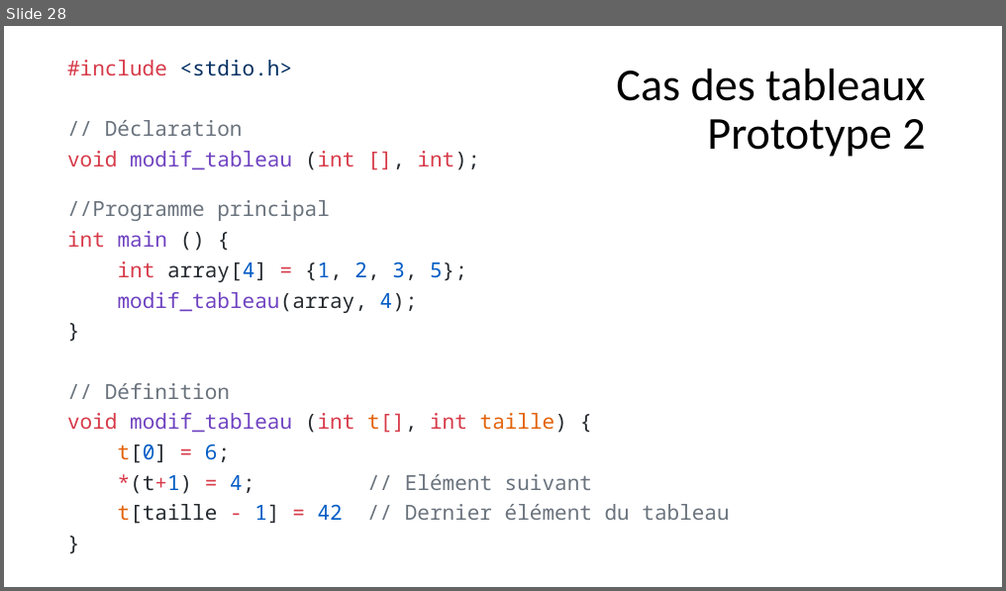
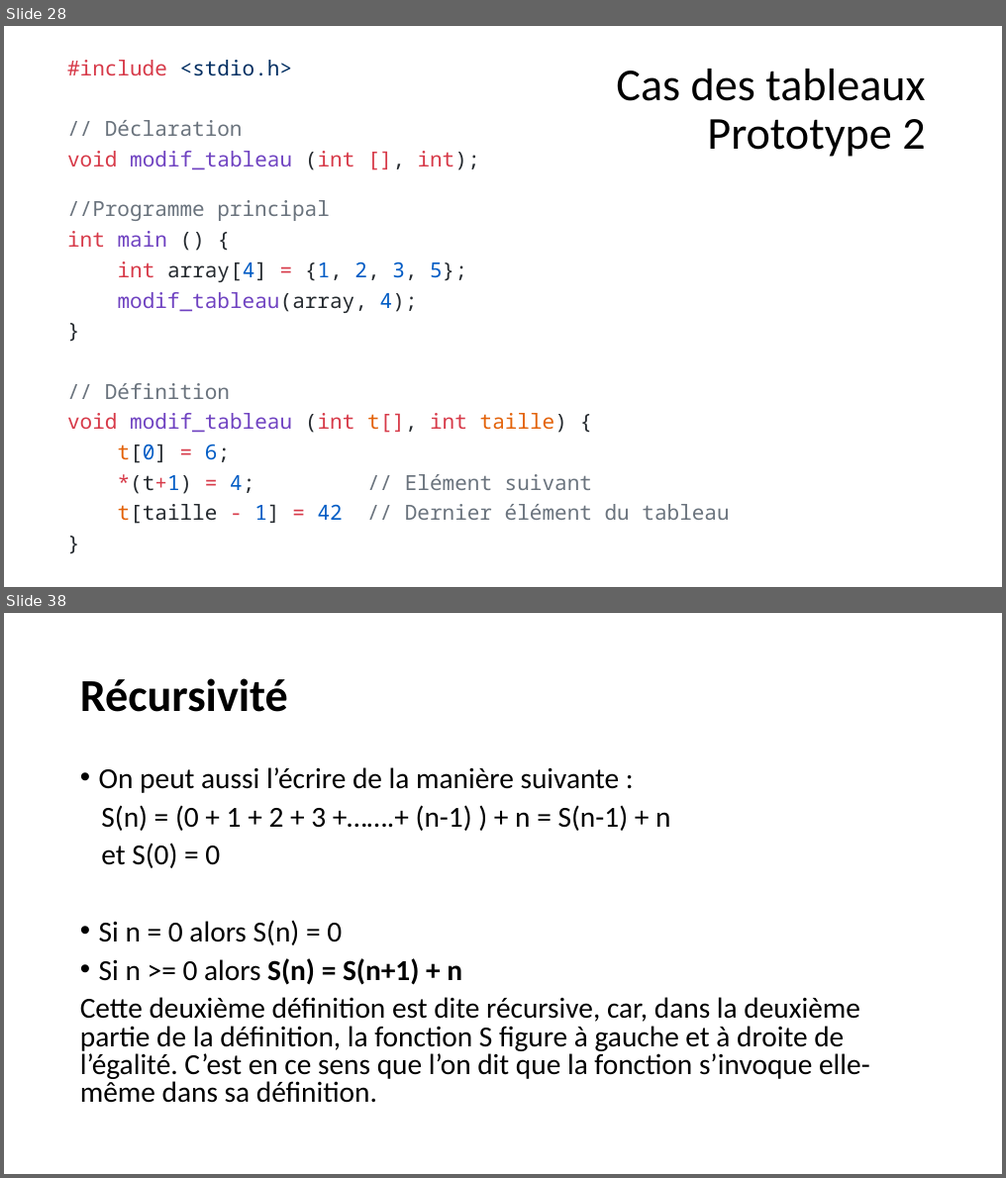
Before and after one commit to Firestorm49/bts-1, a slide deck: 02_C/05_Fonctions/Fonctions.pptx. Shown one above the other, each under a label of ours: slide 28 before the commit, slides 28 and 38 after it; the slides between them are not shown. The pictures are 1006x591 and 1006x1178 pixels, drawn with LibreOffice and Linux fonts; fonts in the diff are those of the drawing. Boxes give left, top, right and bottom in pixels: in the first picture for what was removed or moved away, otherwise in the second. Text is boxed around its words. In the diff, an @@ line names an element or a change of style, - is before the commit and + after.

```diff
--- a/02_C/05_Fonctions/Fonctions.pptx
+++ b/02_C/05_Fonctions/Fonctions.pptx
@@ slide 38 added at (x1=4, y1=613, x2=1002, y2=1174), background #FFFFFF @@
@@ title added at (x1=80, y1=678, x2=288, y2=712), 44 pt, text #000000, bold @@
+Récursivité
@@ text added at (x1=80, y1=767, x2=870, y2=1103), 28 pt, text #000000 @@
+• On peut aussi l’écrire de la manière suivante :
+S(n) = (0 + 1 + 2 + 3 +…….+ (n-1) ) + n = S(n-1) + n
+et S(0) = 0
+• Si n = 0 alors S(n) = 0
+• Si n >= 0 alors S(n) = S(n+1) + n
+Cette deuxième définition est dite récursive, car, dans la deuxième partie de la définition, la fonction S figure à gauche et à droite de l’égalité. C’est en ce sens que l’on dit que la fonction s’invoque elle-même dans sa définition.
```
Also in this commit, not shown: 12 other slides added, 3 other files.
